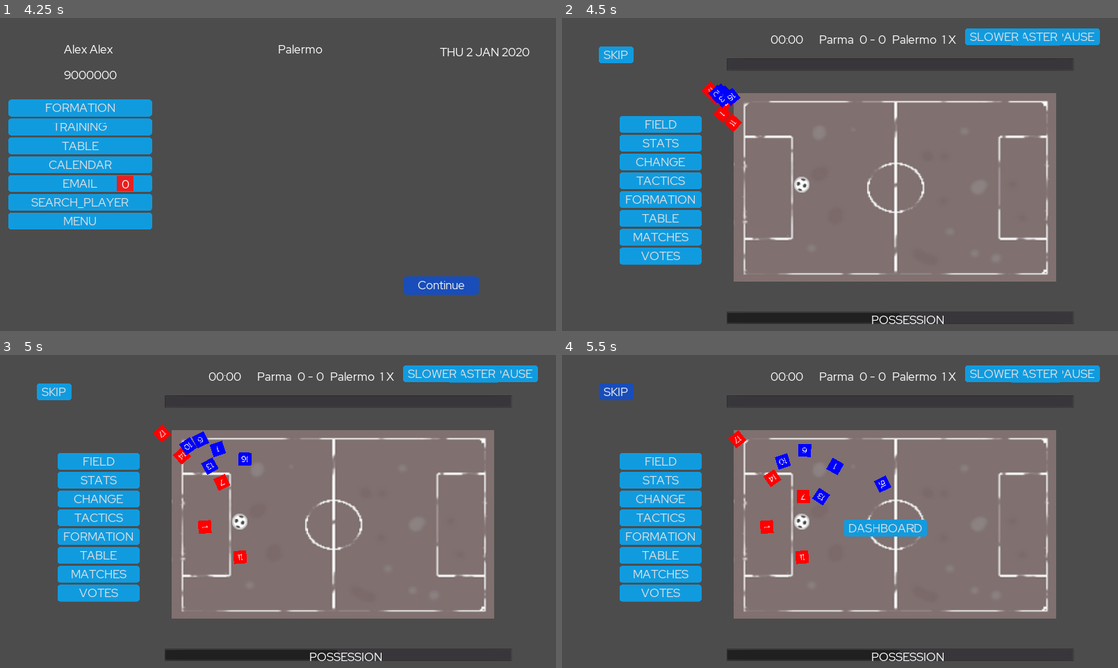
Above: before the commit, frames 1-4 (two rows, left to right).
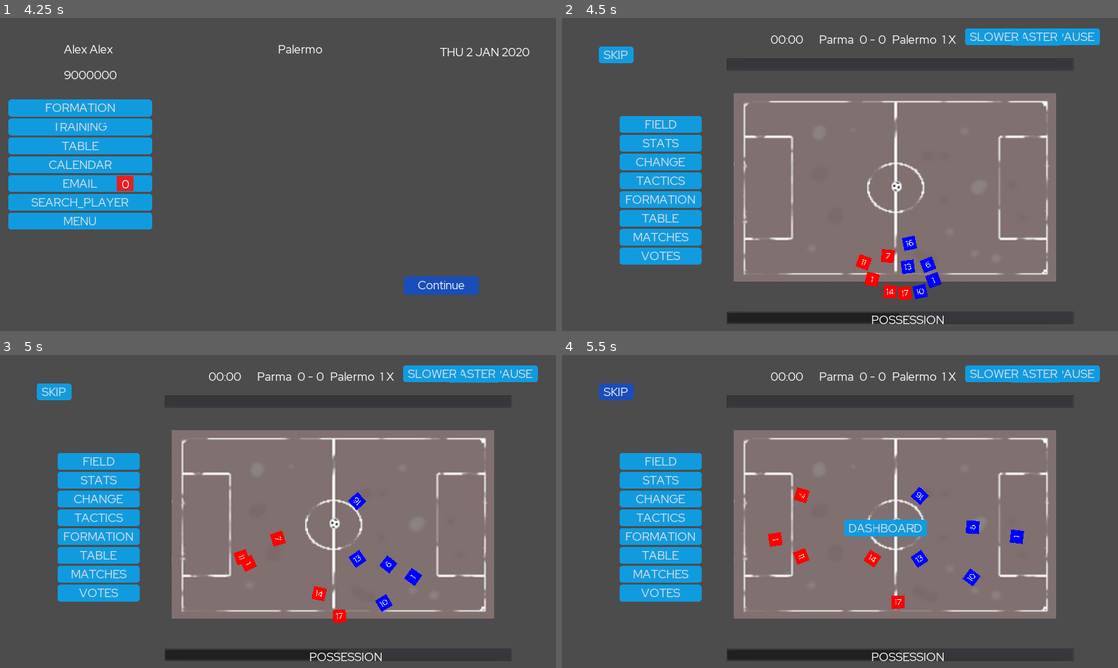
Above: after the commit, the same moments.

Repository: dulvui/futsal-manager
Game: Godot game, scene res://src/screens/splash/SplashScreen.tscn
The game is run twice, just before and just after one commit, with the same random seed, the same clock (stepped at 60 frames per second) and the same inputs.
Inputs (mouse positions are in pixels of both pictures, inside the frame that each line leads up to):
- Up to frame 1 (4.25 s): click "START" at 0.5 s; click (305, 140) at 1.27 s; type "Alex" at 1.35 s; click (305, 165) at 1.5 s; type "Alex" at 1.58 s; click "Continue" at 2 s; click "Palermo" at 2.75 s; click "Continue" at 3.5 s
- Up to frame 2 (4.5 s): click "Continue" at 4.25 s
- Up to frame 3 (5 s): no input
- Up to frame 4 (5.5 s): click "SKIP" at 5 s

Frame 1 is identical in both runs. In frame 2, 1.7% of the frame differs, in the area x 25-69%, y 20-91%; in frame 3, 1.9%, in the area x 27-76%, y 22-86%; in frame 4, 1.8%.

Commit message:
last changes to visual simulation. changing to full text simulation

Diff:
--- a/game/src/screens/match/Match.gd
+++ b/game/src/screens/match/Match.gd
@@ -70,7 +70,6 @@
 func _on_Stats_pressed():
 	$MatchSimulator.hide()
 	$Stats.show()
-
 
 
 func _on_MatchSimulator_away_pass(position):
--- a/game/src/screens/match/field/ball/Ball.gd
+++ b/game/src/screens/match/field/ball/Ball.gd
@@ -1,5 +1,5 @@
-extends RigidBody2D
+extends Area2D
 
 
 func move_to(destination):
-	pass
+	$Tween.interpolate_property(self,"position",position,destination,Tween.TRANS_LINEAR, Tween.EASE_IN_OUT)
--- a/game/src/screens/match/field/ball/Ball.tscn
+++ b/game/src/screens/match/field/ball/Ball.tscn
@@ -5,7 +5,8 @@
 
 [sub_resource type="CircleShape2D" id=1]
 
-[node name="Ball" type="RigidBody2D"]
+[node name="Ball" type="Area2D"]
+collision_mask = 0
 script = ExtResource( 2 )
 
 [node name="Sprite" type="Sprite" parent="."]
@@ -15,3 +16,5 @@
 [node name="CollisionShape2D" type="CollisionShape2D" parent="."]
 scale = Vector2( 3, 3 )
 shape = SubResource( 1 )
+
+[node name="Tween" type="Tween" parent="."]
--- a/game/src/screens/match/field/field-spot/FieldSpot.tscn
+++ b/game/src/screens/match/field/field-spot/FieldSpot.tscn
@@ -8,10 +8,8 @@
 script = ExtResource( 1 )
 
 [node name="HomeGoalRayCast" type="RayCast2D" parent="."]
-cast_to = Vector2( 0, 800 )
 
 [node name="AwayGoalRayCast" type="RayCast2D" parent="."]
-cast_to = Vector2( 0, 800 )
 
 [node name="Spot" type="Area2D" parent="."]
 collision_layer = 16
--- a/game/src/screens/match/field/player/Player.gd
+++ b/game/src/screens/match/field/player/Player.gd
@@ -3,13 +3,14 @@
 export (String, "G", "D", "WL", "WR", "P") var pos = "G"
 
 var current_destination
-
-var player_states = ["MOVING","WAITING","SHOOTING"]
-
+enum player_states {MOVING,WAITING,SHOOTING,KICK_OFF,GK,
+						KICK_IN,CORNER,PENALTY,FREE_KICK}
+var current_state
 
 var visible_field_spots = []
 
-var ball_pos
+var visible_team_players = []
+var visible_opponent_players = []
 
 var stats = {
 	"goals" : 0,
@@ -29,24 +30,39 @@
 var player
 var surname = ""
 
-onready var ball = get_parent().ball
-var opponent_players
+onready var ball = get_parent().get_node("Ball")
 
 export var shirt_number = "1"
 export var shirt_color = Color.red
 
+var ball_pos
+
 var has_ball = false #probably detects when ball enters Ball detector
+
+var looking = false
 
 func _ready():
 	ball_pos = $BallPosition.global_position
 
 func _physics_process(delta):
-	if ball != null:
+	if ball !=  null and not looking:
 		look_at(ball.global_position)
 	_move()
 
 
 func update_decision(team_has_ball,has_ball):
+	match current_state:
+		player_states.KICK_OFF:
+			pass
+		player_states.KICK_IN:
+			pass
+		player_states.MOVING:
+			pass
+		player_states.CORNER:
+			pass
+
+
+
 	if team_has_ball:
 		if has_ball:
 			make_offensive_with_ball_decision()
@@ -55,6 +71,8 @@
 	else:
 		make_defensive_decision()
 
+#	move_to_spot()
+
 
 func set_up(new_player, pos, color):
 	player = new_player
@@ -90,7 +108,7 @@
 		shoot()
 	elif check_pass():
 		print("PASSES")
-		pass_to_player()
+		pass_to_player(player)
 	elif check_move():
 		print("MOVES")
 		move_to_spot()
@@ -104,13 +122,13 @@
 
 	if check_bpp():
 		print("MOVES TO BPP")
-		move(null)
+		move_to_spot()
 	else:
 		print("WAITS")
 		wait()
 
 func make_defensive_decision():
-	pass
+	mark_nearest_player()
 
 func check_shoot():
 	#check current field spot if goal is possible
@@ -123,7 +141,17 @@
 	# get value of players fieldspot if the can score a goal
 	# or even if they could make a good pass or move (make prediction of actions)
 	# if one value is good enough, pick highest and pass
-	pass
+
+	# check players in vision area and look with raycast at it, if no toher collider
+	# pass can be done
+	looking = true
+	for player in visible_team_players:
+		look_at(player.global_position)
+		var collider = $Head.get_collider()
+		if collider == player:
+			print("PAS POSSIBLE")
+	looking = false
+	return true
 
 func check_move():
 	# check nearest field spots or in fieldspot detector
@@ -132,15 +160,15 @@
 	return true
 
 func check_bpp():
-	pass
+	return true
 
 func shoot():
 	var direction
 	ball.apply_central_impulse(direction)
 
-func pass_to_player():
-	var direction
-	ball.apply_central_impulse(direction)
+func pass_to_player(new_player):
+#	ball.move_to(new_player.global_position)
+	pass
 
 func wait():
 	pass
@@ -179,16 +207,14 @@
 
 # move to player or ball, whatever closer is.
 func mark_nearest_player():
-	var nearest_player_distance = 5000
-	var nearest_player
-#	for player in opponent_players.get_children():
-#		if player["name"] != "G":
-#			if global_position.distance_to(player.global_position) < nearest_player_distance:
-#				nearest_player = player
-#				nearest_player_distance = global_position.distance_to(player.global_position)
-	#TWEEN
-
-
+	var distance = 9999999999
+	var player_to_mark
+	for visible_player in visible_opponent_players:
+		if global_position.distance_to(visible_player.global_position) < distance:
+			distance = global_position.distance_to(visible_player.global_position)
+			player_to_mark = visible_player
+	if player_to_mark != null:
+		current_destination = player_to_mark.global_position + Vector2(-80,0) # to mark a bit behind player
 # to get visible fiel spots
 func _on_FieldSpotDetector_area_entered(area):
 	visible_field_spots.append(area.get_parent())
@@ -196,8 +222,17 @@
 # checks if ball or player enters vision field
 # also players tha ball can be passed to??
 func _on_Vision_body_entered(body):
-	pass # Replace with function body.
+	if body.is_in_group("player"):
+		if body.player["field"] == player["field"]:
+			visible_team_players.append(body)
+		else:
+			visible_opponent_players.append(body)
 
 
 func _on_FieldSpotDetector_area_exited(area):
 	visible_field_spots.erase(area.get_parent())
+
+
+func _on_Vision_body_exited(body):
+	visible_opponent_players.erase(body)
+	visible_team_players.erase(body)
--- a/game/src/screens/match/field/player/Player.tscn
+++ b/game/src/screens/match/field/player/Player.tscn
@@ -7,8 +7,10 @@
 
 [sub_resource type="CircleShape2D" id=2]
 
-[node name="Player" type="KinematicBody2D"]
-collision_layer = 2
+[node name="Player" type="KinematicBody2D" groups=[
+"player",
+]]
+collision_layer = 8
 collision_mask = 2147483657
 script = ExtResource( 2 )
 
@@ -62,8 +64,12 @@
 collision_mask = 8
 
 [node name="CollisionShape2D" type="CollisionShape2D" parent="Vision"]
-scale = Vector2( 20, 20 )
+scale = Vector2( 50, 50 )
 shape = SubResource( 2 )
+
+[node name="Head" type="RayCast2D" parent="."]
+cast_to = Vector2( 400, 0 )
 [connection signal="area_entered" from="FieldSpotDetector" to="." method="_on_FieldSpotDetector_area_entered"]
 [connection signal="area_exited" from="FieldSpotDetector" to="." method="_on_FieldSpotDetector_area_exited"]
 [connection signal="body_entered" from="Vision" to="." method="_on_Vision_body_entered"]
+[connection signal="body_exited" from="Vision" to="." method="_on_Vision_body_exited"]
--- a/game/src/utils/match-simulator/MatchSimulator.gd
+++ b/game/src/utils/match-simulator/MatchSimulator.gd
@@ -6,7 +6,6 @@
 signal away_pass
 
 const Player = preload("res://src/screens/match/field/player/Player.tscn")
-const Ball = preload("res://src/screens/match/field/ball/Ball.tscn")
 
 var home_team = {}
 var away_team = {}
@@ -70,33 +69,33 @@
 
 var home_has_ball
 
-var ball
-
+var start_pos = Vector2(1000,1400)
 
 
 func _ready():
-	ball = Ball.instance()
-	ball.position = Vector2(500,500)
-	add_child(ball)
+	pass
 
 func set_up(home,away, match_started):
 	home_team = home.duplicate(true)
 	away_team = away.duplicate(true)
 
-
 	for i in range(home_team["players"]["active"].size()):
 		var player = home_team["players"]["active"][i]
 		player["has_ball"]  = false
+		player["field"]  = "home" # change on halftime
 		var real_player = Player.instance()
 		real_player.set_up(player,get_node("HomeFieldSpots/FieldSpot" + str(formation_pos_mapping[home_team["formation"]][i])).global_position,Color.red)
+		real_player.position = start_pos
 		add_child(real_player)
 		player["real"] = real_player
 
 	for i in range(away_team["players"]["active"].size()):
 		var player = away_team["players"]["active"][i]
 		player["has_ball"]  = false
+		player["field"]  = "away"
 		var real_player = Player.instance()
 		real_player.set_up(player,get_node("AwayFieldSpots/FieldSpot" + str(formation_pos_mapping[away_team["formation"]][i])).global_position,Color.blue)
+		real_player.position = start_pos
 		add_child(real_player)
 		player["real"] = real_player
 
@@ -114,16 +113,20 @@
 	for i in range(home_team["players"]["active"].size()):
 		var player = home_team["players"]["active"][i]
 		player["has_ball"]  = false
+		player["field"]  = "home"
 		var real_player = Player.instance()
 		real_player.set_up(player,get_node("HomeFieldSpots/FieldSpot" + str(formation_pos_mapping[home_team["formation"]][i])).global_position,Color.red)
+		real_player.position = start_pos
 		add_child(real_player)
 		player["real"] = real_player
 
 	for i in range(away_team["players"]["active"].size()):
 		var player = away_team["players"]["active"][i]
 		player["has_ball"]  = false
+		player["field"]  = "away"
 		var real_player = Player.instance()
 		real_player.set_up(player,get_node("AwayFieldSpots/FieldSpot" + str(formation_pos_mapping[away_team["formation"]][i])).global_position,Color.blue)
+		real_player.position = start_pos
 		add_child(real_player)
 		player["real"] = real_player
 
@@ -154,7 +157,7 @@
 
 func _on_GameField_body_exited(body):
 	print("ball exits field")
-	ball.queue_free()
-	ball = Ball.instance()
-	ball.position = Vector2(500,500)
-	add_child(ball)
+	print($Ball.position)
+	$Ball.position = Vector2(1000,500)
+	#check corner, kickin, or gk has ball
+	get_tree().call_group("player", "exit_state")
--- a/game/src/utils/match-simulator/MatchSimulator.tscn
+++ b/game/src/utils/match-simulator/MatchSimulator.tscn
@@ -1,7 +1,8 @@
-[gd_scene load_steps=6 format=2]
+[gd_scene load_steps=7 format=2]
 
 [ext_resource path="res://src/utils/match-simulator/MatchSimulator.gd" type="Script" id=1]
 [ext_resource path="res://src/screens/match/field/field-spot/FieldSpot.tscn" type="PackedScene" id=2]
+[ext_resource path="res://src/screens/match/field/ball/Ball.tscn" type="PackedScene" id=3]
 [ext_resource path="res://assets/field.png" type="Texture" id=6]
 [ext_resource path="res://src/screens/match/field/goal/Goal.tscn" type="PackedScene" id=7]
 
@@ -28,6 +29,9 @@
 __meta__ = {
 "_edit_use_anchors_": false
 }
+
+[node name="Ball" parent="." instance=ExtResource( 3 )]
+position = Vector2( 968.093, 509.118 )
 
 [node name="Walls" type="StaticBody2D" parent="."]
 visible = false
